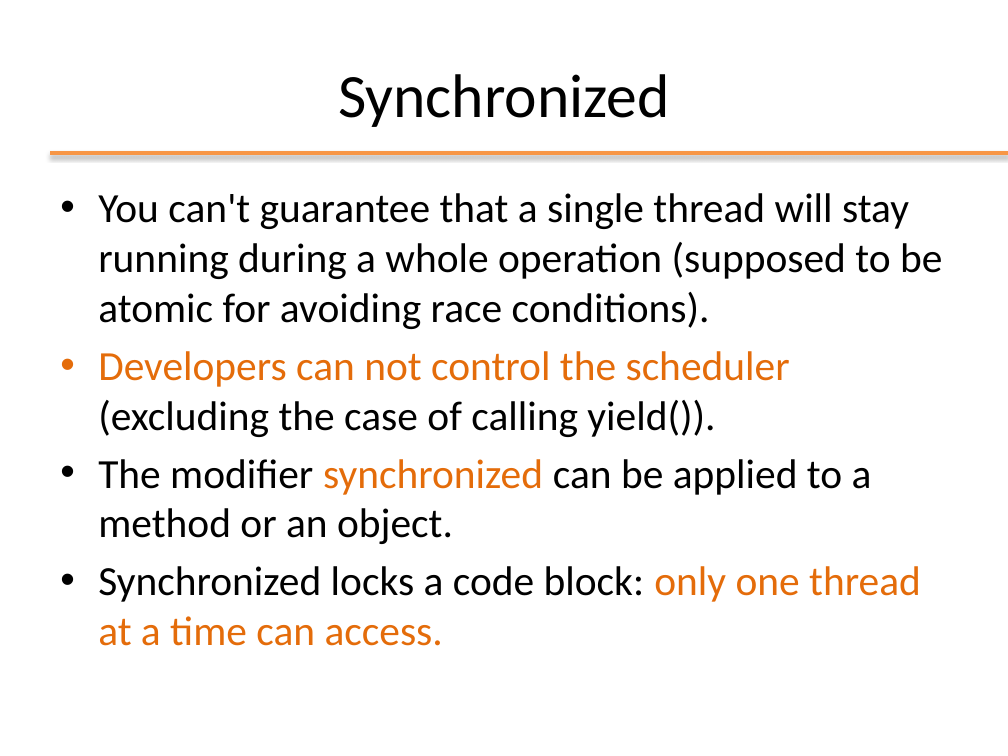
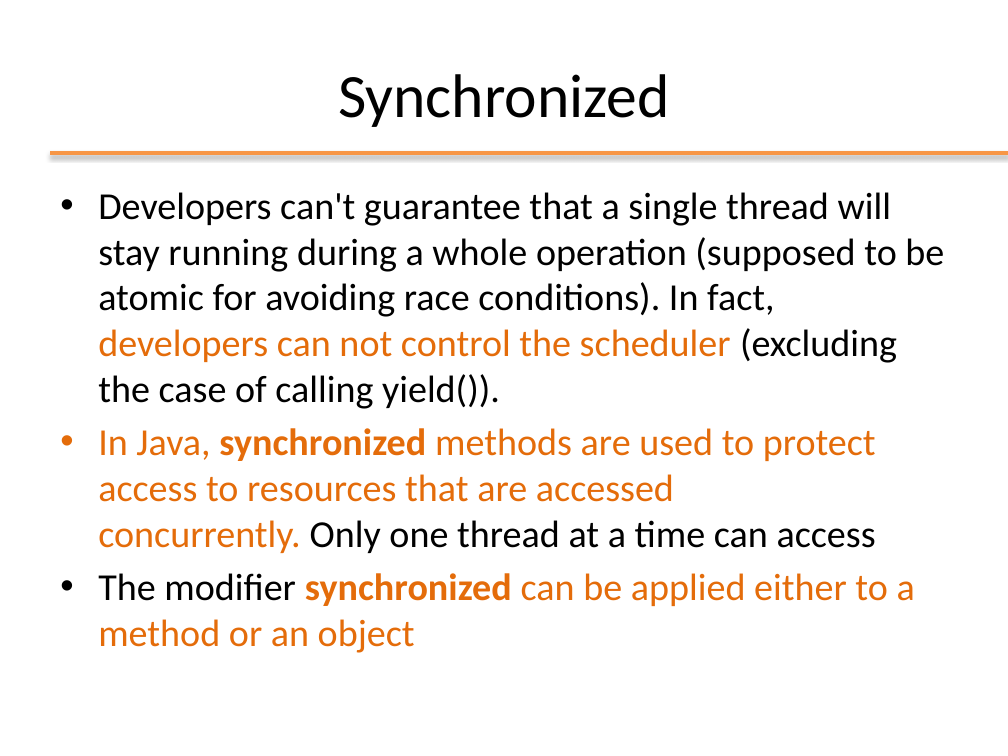
Before and after one commit to Andrea99-beep/ooprogramming, a slide deck: slide 7 of slides/ppt/12_Threads_Syncronization.pptx (slide 8 before the commit). Drawn at 1008x756 pixels with LibreOffice and Linux fonts; fonts in the diff are those of the drawing; background and template pictures are left out. Boxes give left, top, right and bottom in pixels: in the first picture for what was removed or moved away, otherwise in the second. Text is boxed around its words. In the diff, an @@ line names an element or a change of style, - is before the commit and + after.

```diff
--- a/slides/ppt/12_Threads_Syncronization.pptx
+++ b/slides/ppt/12_Threads_Syncronization.pptx
@@ text at box(98, 192, 944, 653): text changed; size 29.6 to 27.2 pt @@
-• You can't guarantee that a single thread will stay running during a whole operation (supposed to be atomic for avoiding race conditions).
-• Developers can not control the scheduler (excluding the case of calling yield()).
-• The modifier synchronized can be applied to a method or an object.
-• Synchronized locks a code block: only one thread at a time can access.
+• Developers can't guarantee that a single thread will stay running during a whole operation (supposed to be atomic for avoiding race conditions). In fact, developers can not control the scheduler (excluding the case of calling yield()).
+• In Java, synchronized methods are used to protect access to resources that are accessed concurrently. Only one thread at a time can access
+• The modifier synchronized can be applied either to a method or an object
```
Also in this commit, not shown: 16 other slides changed, 2 slides added, 2 slides removed, 13 other files.
